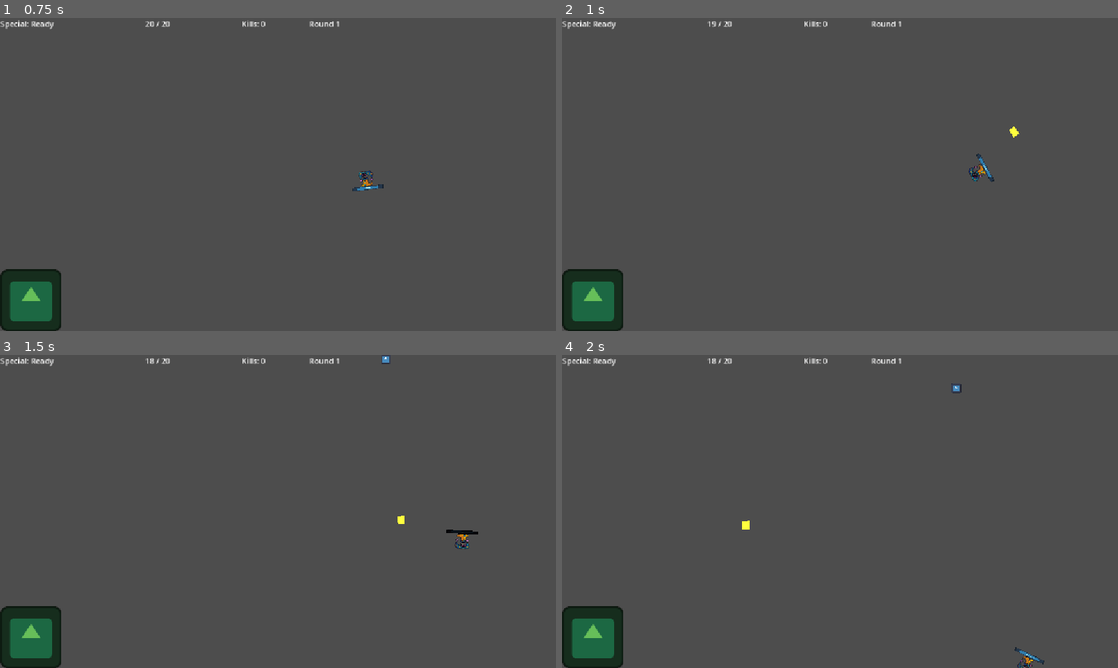
Above: before the commit, frames 1-4 (two rows, left to right).
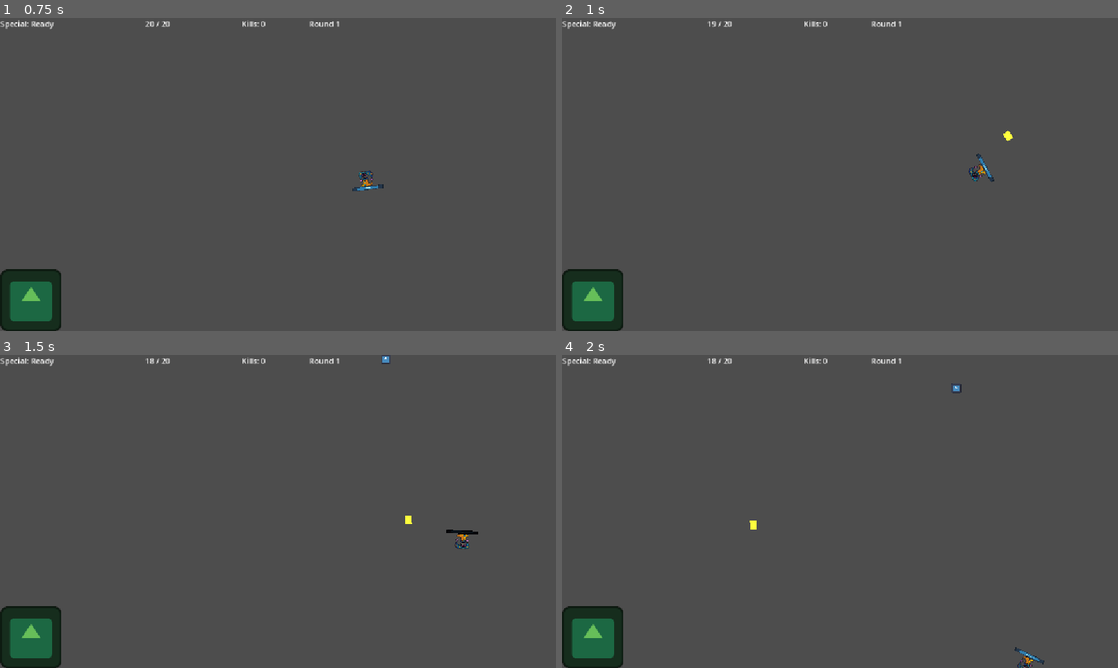
Above: after the commit, the same moments.

Repository: tgbtyty/TarotGame
Game: Godot game, scene res://main.tscn
Same seed, same stepped clock (60 frames per second), same inputs: the game is played once before the commit and once after it. The engine's default icon, where the game draws it, is replaced by a stand-in: a white triangle on a blue panel in a dark square.
Inputs (mouse positions are in pixels of both pictures, inside the frame that each line leads up to):
- Up to frame 1 (0.75 s): tap Enter at 0.5 s; move the mouse to (400, 158) at 0.52 s; hold Right (ui_right) from 0.53 s (still down); hold Space (dash) from 0.53 s (still down)
- Up to frame 2 (1 s): keep holding Right (ui_right); keep holding Space (dash); click (962, 158) at 0.8 s
- Up to frame 3 (1.5 s): move the mouse to (166, 527) at 1.27 s; release Right (ui_right) at 1.28 s; release Space (dash) at 1.28 s; hold Down (ui_down) from 1.28 s (still down); click (166, 527) at 1.35 s
- Up to frame 4 (2 s): keep holding Down (ui_down); tap Space (dash) at 1.55 s

Frame 1 is identical in both runs. In frame 2, less than 0.1% of the frame differs, in the area x 79-83%, y 34-40%; in frame 3, less than 0.1%; in frame 4, less than 0.1%, in the area x 32-35%, y 52-56%.

Commit message:
added rounds and added orbs

Diff:
--- a/card_selection.tscn
+++ b/card_selection.tscn
@@ -21,11 +21,11 @@
 [node name="HBoxContainer" type="HBoxContainer" parent="."]
 process_mode = 3
 layout_mode = 0
-offset_left = 11.09
-offset_top = 40.0
-offset_right = 76.09
-offset_bottom = 152.0
-scale = Vector2(0.88132, 1.23279)
+offset_left = 27.115
+offset_top = 93.11
+offset_right = 92.115
+offset_bottom = 205.11
+scale = Vector2(1.131, 1.583)
 
 [node name="CardUI" parent="HBoxContainer" instance=ExtResource("2_dgva8")]
 layout_mode = 2
--- a/enemy.gd
+++ b/enemy.gd
@@ -25,7 +25,7 @@
 	scale *= GameManager.enemy_size_multiplier
 
 func initialize(round_number):
-	var round_health = base_health + (round_number - 1) * 5
+	var round_health = base_health + (round_number - 1) * 1
 	health = round_health + GameManager.enemy_health_bonus
 
 func _physics_process(_delta):
--- a/main.gd
+++ b/main.gd
@@ -1,6 +1,7 @@
 extends Node2D
 
 @onready var enemy_scene = preload("res://enemy.tscn")
+@onready var orb_scene = preload("res://orb.tscn")
 @onready var player = $Player
 @onready var spawn_timer = $SpawnTimer
 
@@ -21,29 +22,21 @@
 func _ready():
 	player.global_position = get_viewport_rect().size / 2.0
 	player.player_died.connect(on_player_died)
-
-	# UPDATED: When card selection is finished, it now calls begin_spawning()
 	card_selection_screen.selection_complete.connect(begin_spawning)
-
 	start_new_round()
 
-# UPDATED: This function now only prepares the round and shows cards if needed.
 func start_new_round():
 	round_label.text = "Round %d" % current_round
-
 	enemies_to_spawn_this_round = 5 + (current_round - 1) * 3
 	spawn_timer.wait_time = max(0.2, 1.0 - (current_round - 1) * 0.075)
-
 	enemies_spawned_this_round = 0
 	enemies_killed_this_round = 0
 
 	if current_round > 1:
 		card_selection_screen.start_selection()
 	else:
-		# For round 1, go directly to spawning
 		begin_spawning()
 
-# NEW: This function's only job is to start the enemy spawner.
 func begin_spawning():
 	spawn_timer.start()
 
@@ -84,8 +77,27 @@
 	enemy_instance.global_position = spawn_pos
 	add_child(enemy_instance)
 
+func _on_orb_spawn_timer_timeout():
+	if get_tree().paused: return
+
+	var screen_size = get_viewport_rect().size
+	var orb_instance = orb_scene.instantiate()
+
+	# CORRECTED: Add the orb to the scene FIRST
+	add_child(orb_instance)
+
+	# Then set its type and position
+	var orb_types = ["yellow", "green", "blue"]
+	orb_instance.set_type(orb_types.pick_random())
+
+	orb_instance.global_position = Vector2(
+		randf_range(50, screen_size.x - 50),
+		randf_range(50, screen_size.y - 50)
+	)
+
 func on_player_died():
 	spawn_timer.stop()
+	$OrbSpawnTimer.stop() # CORRECTED: Stop orbs from spawning on Game Over
 	game_over_screen.show()
 
 func on_enemy_died():
@@ -97,7 +109,6 @@
 		end_round()
 
 func end_round():
-	# Show "Round Complete!" message briefly
 	round_complete_label.show()
 	await get_tree().create_timer(2.0).timeout
 	round_complete_label.hide()
--- a/main.tscn
+++ b/main.tscn
@@ -11,9 +11,15 @@
 script = ExtResource("1_h2yge")
 
 [node name="Player" parent="." instance=ExtResource("1_0xm2m")]
+speed = 350
+dash_speed = 900
 
 [node name="SpawnTimer" type="Timer" parent="."]
 wait_time = 2.0
+autostart = true
+
+[node name="OrbSpawnTimer" type="Timer" parent="."]
+wait_time = 7.0
 autostart = true
 
 [node name="HUD_Layer" type="CanvasLayer" parent="."]
@@ -89,3 +95,4 @@
 visible = false
 
 [connection signal="timeout" from="SpawnTimer" to="." method="_on_spawn_timer_timeout"]
+[connection signal="timeout" from="OrbSpawnTimer" to="." method="_on_orb_spawn_timer_timeout"]
--- /dev/null
+++ b/orb.gd
@@ -0,0 +1,17 @@
+extends Area2D
+
+var orb_type = "green" # Default type, will be changed by the spawner
+@onready var color_rect = $ColorRect
+
+func set_type(type):
+	orb_type = type
+	match orb_type:
+		"yellow":
+			color_rect.color = Color.GOLD
+		"green":
+			color_rect.color = Color.SPRING_GREEN
+		"blue":
+			color_rect.color = Color.DODGER_BLUE
+# This function will run when the timer ends
+func _on_timer_timeout():
+	queue_free() # This destroys the orb
--- /dev/null
+++ b/orb.tscn
@@ -0,0 +1,22 @@
+[gd_scene load_steps=3 format=3 uid="uid://3ga75b6eld1o"]
+
+[ext_resource type="Script" uid="uid://eye4l6kngro3" path="res://orb.gd" id="1_ogqpy"]
+
+[sub_resource type="RectangleShape2D" id="RectangleShape2D_xdlj8"]
+
+[node name="Orb" type="Area2D" groups=["orbs"]]
+script = ExtResource("1_ogqpy")
+
+[node name="ColorRect" type="ColorRect" parent="."]
+offset_right = 20.0
+offset_bottom = 20.0
+
+[node name="CollisionShape2D" type="CollisionShape2D" parent="."]
+position = Vector2(10, 10)
+shape = SubResource("RectangleShape2D_xdlj8")
+
+[node name="Timer" type="Timer" parent="."]
+wait_time = 6.0
+autostart = true
+
+[connection signal="timeout" from="Timer" to="." method="_on_timer_timeout"]
--- a/player.gd
+++ b/player.gd
@@ -13,6 +13,9 @@
 var attack_speed_multiplier = 1.0
 var reload_speed_multiplier = 1.0
 
+# --- Buffs ---
+var is_repelling = false
+
 # --- Dash Variables ---
 var dash_direction = Vector2.ZERO
 var is_dashing = false
@@ -30,7 +33,7 @@
 # --- Node References ---
 @onready var muzzle = $Muzzle
 @onready var dash_bar = $DashBar
-@onready var pushback_area = $PushbackArea # NEW
+@onready var pushback_area = $PushbackArea
 @onready var health_bar = get_node_or_null("/root/Main/HUD_Layer/HealthBar")
 @onready var special_label = get_node_or_null("/root/Main/HUD_Layer/SpecialCooldownLabel")
 @onready var ammo_label = get_node_or_null("/root/Main/HUD_Layer/AmmoLabel")
@@ -61,6 +64,15 @@
 
 
 func _physics_process(_delta):
+	# --- Handle Autofire ---
+	if Input.is_action_pressed("shoot") and can_shoot and current_ammo > 0 and not is_reloading:
+		shoot()
+
+	# --- Handle Blue Orb Repel ---
+	if is_repelling:
+		push_back_nearby_enemies()
+
+	# Update UI elements every frame
 	if special_label and not $SpecialCooldown.is_stopped():
 		special_label.text = "Special: %.1fs" % $SpecialCooldown.time_left
 
@@ -72,6 +84,7 @@
 		var time_passed = reload_timer.wait_time - reload_timer.time_left
 		reload_indicator.value = (time_passed / reload_timer.wait_time) * 100
 
+	# Movement logic
 	if is_dashing:
 		velocity = dash_direction * dash_speed
 	else:
@@ -87,11 +100,9 @@
 
 
 func _unhandled_input(event):
+	# Shooting logic was moved to _physics_process for autofire
 	if event.is_action_pressed("dash") and not is_dashing and can_dash:
 		start_dash()
-
-	if event.is_action_pressed("shoot") and can_shoot and current_ammo > 0 and not is_reloading:
-		shoot()
 
 	if event.is_action_pressed("reload") and not is_reloading and current_ammo < magazine_size:
 		reload_gun()
@@ -118,11 +129,13 @@
 			ammo_label.text = "%d / %d" % [current_ammo, magazine_size]
 
 func take_damage(amount):
+	if is_repelling: return # Blue orb makes you immune to touch damage
+
 	current_health -= amount
 	if health_bar:
 		health_bar.value = current_health
 
-	push_back_nearby_enemies() # NEW: Trigger pushback on taking damage
+	push_back_nearby_enemies()
 
 	if current_health <= 0:
 		current_health = 0
@@ -130,7 +143,6 @@
 		hide()
 		$CollisionShape2D.set_deferred("disabled", true)
 
-# NEW: Function to find and push back all enemies in the PushbackArea
 func push_back_nearby_enemies():
 	var bodies = pushback_area.get_overlapping_bodies()
 	for body in bodies:
@@ -146,12 +158,10 @@
 	if dash_bar:
 		dash_bar.visible = true
 
-	# UPDATED: Dash direction is now based on movement input
 	var input_direction = Input.get_vector("ui_left", "ui_right", "ui_up", "ui_down")
 	if input_direction != Vector2.ZERO:
 		dash_direction = input_direction.normalized()
 	else:
-		# If standing still, dash in the direction the player is facing
 		dash_direction = Vector2.RIGHT.rotated(global_rotation)
 
 	get_tree().create_timer(0.2).timeout.connect(func(): is_dashing = false)
@@ -181,6 +191,9 @@
 
 
 func reload_gun():
+	# Don't interrupt a reload
+	if is_reloading: return
+
 	is_reloading = true
 	$ReloadTimer.wait_time = 1.0 / reload_speed_multiplier
 	$ReloadTimer.start()
@@ -243,3 +256,45 @@
 	if reload_indicator:
 		reload_indicator.visible = false
 		reload_indicator.value = 0
+
+
+func apply_yellow_orb_effect():
+	# 1. Fill ammo
+	if not is_reloading: current_ammo = magazine_size
+	if ammo_label: ammo_label.text = "%d / %d" % [current_ammo, magazine_size]
+
+	# 2. Double attack speed for 3 seconds
+	attack_speed_multiplier *= 2
+	var tween = get_tree().create_tween()
+	tween.tween_interval(3.0) # Wait 3 seconds
+	tween.tween_callback(func(): attack_speed_multiplier /= 2) # Revert speed
+	tween.tween_callback(func(): # 3. Fill ammo again
+		if not is_reloading: current_ammo = magazine_size
+		if ammo_label: ammo_label.text = "%d / %d" % [current_ammo, magazine_size]
+	)
+
+func apply_green_orb_effect():
+	var heal_amount = max_health * 0.25
+	# min() prevents overhealing
+	current_health = min(max_health, current_health + heal_amount)
+	if health_bar:
+		health_bar.value = current_health
+
+func apply_blue_orb_effect():
+	is_repelling = true
+	var tween = get_tree().create_tween()
+	tween.tween_interval(5.0) # Wait 5 seconds
+	# CORRECTED: This now properly sets 'is_repelling' to false.
+	tween.tween_callback(func(): is_repelling = false) # Turn off repel effect
+
+
+func _on_orb_collector_area_area_entered(area: Area2D) -> void:
+		if area.is_in_group("orbs"):
+			match area.orb_type:
+				"yellow":
+					apply_yellow_orb_effect()
+				"green":
+					apply_green_orb_effect()
+				"blue":
+					apply_blue_orb_effect()
+			area.queue_free()
--- a/player.tscn
+++ b/player.tscn
@@ -9,6 +9,10 @@
 
 [sub_resource type="CircleShape2D" id="CircleShape2D_hqtel"]
 radius = 71.0634
+
+[sub_resource type="CapsuleShape2D" id="CapsuleShape2D_hqtel"]
+radius = 17.0
+height = 46.0
 
 [node name="Player" type="CharacterBody2D" groups=["players"]]
 script = ExtResource("1_4flbx")
@@ -59,6 +63,13 @@
 [node name="CollisionShape2D" type="CollisionShape2D" parent="PushbackArea"]
 shape = SubResource("CircleShape2D_hqtel")
 
+[node name="OrbCollectorArea" type="Area2D" parent="."]
+
+[node name="CollisionShape2D" type="CollisionShape2D" parent="OrbCollectorArea"]
+position = Vector2(0, 5)
+shape = SubResource("CapsuleShape2D_hqtel")
+
 [connection signal="timeout" from="DashCooldown" to="." method="_on_dash_cooldown_timeout"]
 [connection signal="timeout" from="SpecialCooldown" to="." method="_on_special_cooldown_timeout"]
 [connection signal="timeout" from="ReloadTimer" to="." method="_on_reload_timer_timeout"]
+[connection signal="area_entered" from="OrbCollectorArea" to="." method="_on_orb_collector_area_area_entered"]
--- a/project.godot
+++ b/project.godot
@@ -32,6 +32,7 @@
 
 enemies="pve monsters"
 players="main chars"
+orbs="orbs"
 
 [input]
 
Not shown, added: orb.gd.uid
Not shown: 1 places in player.tscn that only renumber resources
